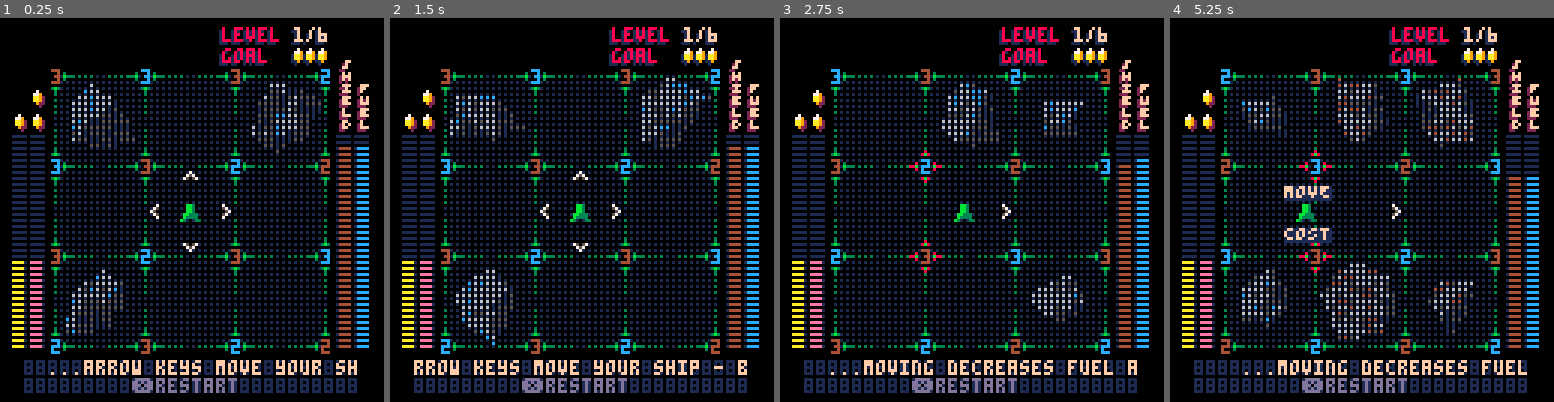
Above: before the commit, frames 1-4 (left to right).
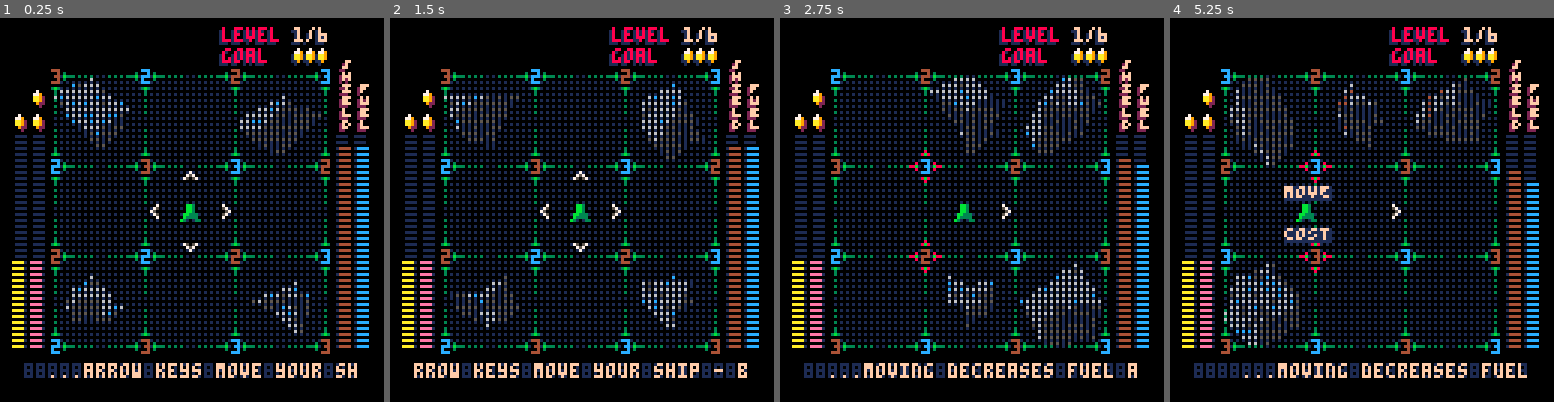
Above: after the commit, the same moments.

Repository: jharlan/regolith_steam
Game: PICO-8 cartridge regolith_steam.p8
Same seed, same stepped clock (60 frames per second), same inputs: the game is played once before the commit and once after it.
Inputs:
- Up to frame 1 (0.25 s): no input
- Up to frame 2 (1.5 s): tap X (X key) at 0.33, 1.07 s; tap O (Z key) at 0.7 s
- Up to frame 3 (2.75 s): hold Right 1.6-2.1 s; tap O (Z key) at 1.7, 2.1, 2.5 s; tap X (X key) at 1.85 s; hold Up 2.15-2.42 s; hold Right from 2.47 s (still down)
- Up to frame 4 (5.25 s): tap O (Z key) every 0.4 s from 2.9 to 4.9 s; tap X (X key) at 2.97, 4.08, 5.2 s; release Right at 3.03 s; hold Left 3.08-3.58 s; hold Down 3.63-3.97 s; hold Right 4.02-4.68 s; hold Up 4.73-5.03 s; hold Left from 5.08 s (still down)

The runs differ from the first frame. In frame 1, 6.2% of the frame differs, in the area x 3-97%, y 14-98%; in frame 2, 6.2%; in frame 3, 6.6%; in frame 4, 7.9%.

Commit message:
new toggle method and vert interface updates

Diff:
--- a/regolith_steam.p8
+++ b/regolith_steam.p8
@@ -118,19 +118,23 @@
 function Target:new(ship_spr)
   self.__index=self
   local o= {
+
+    f0=cur_frame,
+
     -- display arrow?
     an=true,
     aw=true,
     as=true,
     ae=true,
     -- arrow colors TODO - make dual colors for draw
-    ac=5,
+    ac=11,
     -- strings
     s0="",
     s2="",
     -- string colors
     c0=8,
     c2=8,
+
     -- ship
     ship_x=59,
     ship_y=59,
@@ -140,9 +144,9 @@
   return o
 end
 
-
-
-
+function Target:get_color()
+  return get_tog_2(self.f0,cur_frame,8) and self.ac or 5
+end
 
 function ship_process()
   local ready=cocreate(ready_wait_work)
@@ -649,6 +653,10 @@
   return tog
 end
 
+function get_tog_2(f0,cf,frame_delay)
+  return (cf-f0)%(frame_delay*2+1) < frame_delay
+end
+
 function redeem_coin(cur_mineral)
   local start_frame = cur_frame
   local timer = 0
@@ -1014,7 +1022,7 @@
 
 function draw_target()
 
-  pal(5,tc.ac) -- arrow colors shared
+  pal(5,tc:get_color()) -- arrow colors shared
   if(tc.an) spr(8,60,51,1,1,false,true) -- north
   if(tc.aw) spr(7,50,60,1,1,false,true) -- west
   if(tc.as) spr(8,59,70,1,1,true,false) -- south
@@ -1161,7 +1169,7 @@
 
 -- prints contents of the global lines
 function draw_console()
-  local cy=114
+  local cy=115
   local raw_text=lines[2]
   local ti=lines[1]
   local cursor=1
@@ -1178,12 +1186,12 @@
     buffer=raw_text
   end
   print("8888888888888888888888888888",8,cy,1)
-  print("8888888888888888888888888888",8,cy+6,1)
+  --print("8888888888888888888888888888",8,cy+6,1)
   print(buffer,8,cy,lines[3] or 15)
 
   -- second interface line
   cy +=6
-  print(lines[4] or "  \151restart",36,cy,13)
+  --print(lines[4] or "  \151restart",36,cy,13)
 end
 
 function draw_upper()
@@ -1235,8 +1243,8 @@
   printv("fuel",119,23,player.w>16 and 2 or 8)
   printv("fuel",120,22,15)
 
-  rectfill(112,110-72,116,110,1)
-  rectfill(118,110-72,122,110,1)
+  rectfill(112,110-72,115,110,1)
+  rectfill(118,110-72,121,110,1)
 
   --water storage
   rectfill(119,110-player.w,122,110,12) -- fill
@@ -1245,8 +1253,8 @@
 
 
   -- sensor
-  rectfill(4,110-72,8,110,1)
-  rectfill(10,110-72,14,110,1)
+  rectfill(5,110-72,8,110,1)
+  rectfill(11,110-72,14,110,1)
 
   rectfill(4,110-player.sensor[2],7,110,10)
   rectfill(10,110-player.sensor[1],13,110,14)
